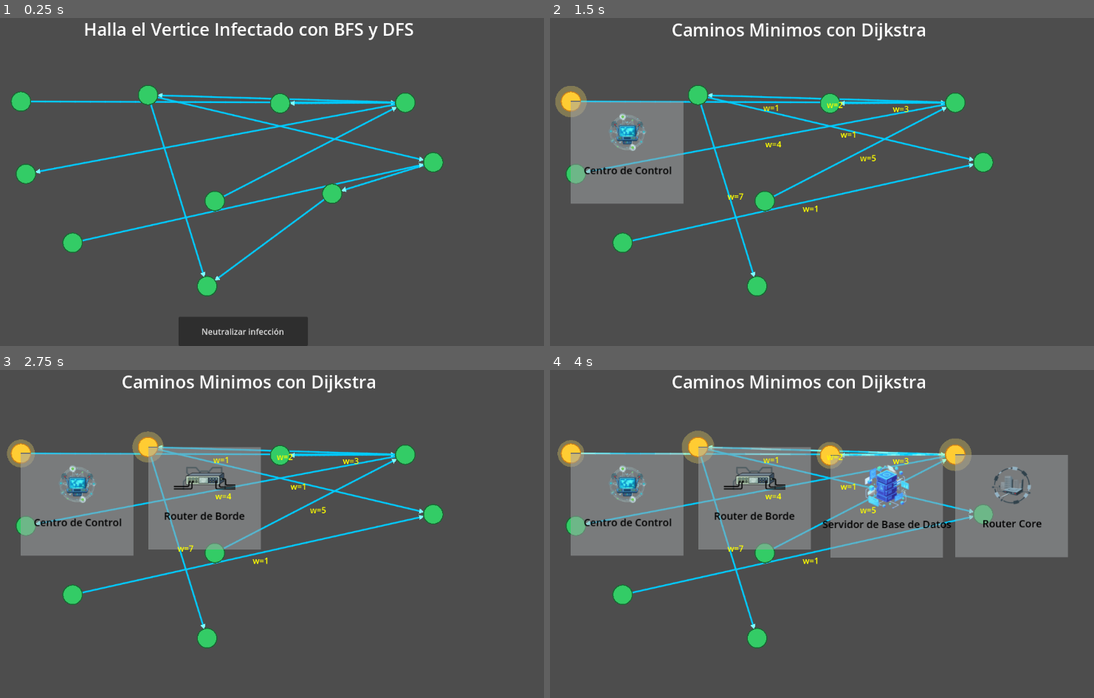
Above: before the commit, frames 1-4 (two rows, left to right).
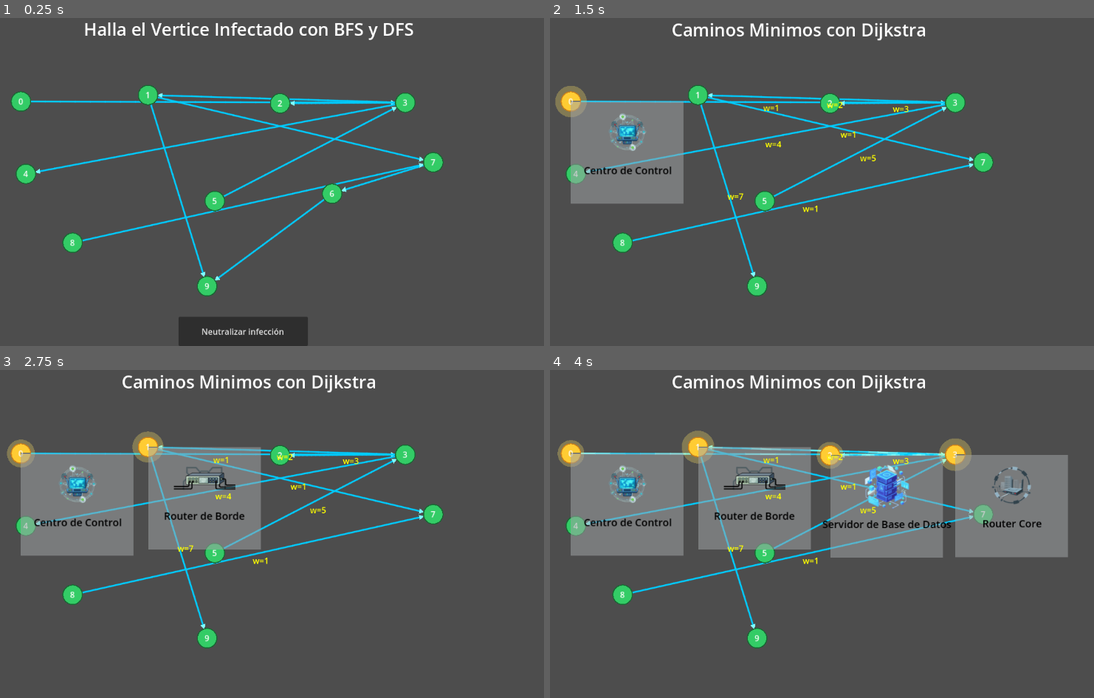
Above: after the commit, the same moments.

Repository: GiROXiO/CyberQuest
Game: Godot game, scene res://scenes/gameManager.tscn
Same seed, same stepped clock (60 frames per second), same inputs: the game is played once before the commit and once after it. The project has no main scene, so this scene is started directly.
Inputs (mouse positions are in pixels of both pictures, inside the frame that each line leads up to):
- Up to frame 1 (0.25 s): no input
- Up to frame 2 (1.5 s): click "Neutralizar infección" at 0.5 s; tap Enter at 1.25 s; drag from (571, 100) to (827, 103) at 1.27 s
- Up to frame 3 (2.75 s): tap Space at 2 s; drag from (146, 445) to (408, 455) at 2.02 s
- Up to frame 4 (4 s): move the mouse to (827, 455) at 2.77 s; click (827, 455) at 2.92 s; tap Enter at 3.5 s; drag from (958, 455) to (696, 445) at 3.52 s

The runs differ from the first frame. In frame 1, 0.1% of the frame differs, in the area x 3-81%, y 22-83%; in frame 2, 0.1%; in frame 3, 0.1%; in frame 4, less than 0.1%.

Commit message:
Vertex ID Added in VertexView

Diff:
--- a/scenes/grafo/verticeVista.tscn
+++ b/scenes/grafo/verticeVista.tscn
@@ -60,3 +60,11 @@
 theme_override_font_sizes/font_size = 20
 horizontal_alignment = 1
 vertical_alignment = 1
+
+[node name="IdLabel" type="Label" parent="."]
+offset_left = -15.0
+offset_top = -12.0
+offset_right = 15.0
+offset_bottom = 11.0
+horizontal_alignment = 1
+vertical_alignment = 1
--- a/scripts/view/vertice_vista.gd
+++ b/scripts/view/vertice_vista.gd
@@ -9,6 +9,7 @@
 @onready var info_label: Label = $InfoCard/ColorRect/Label
 @onready var info_icon: TextureRect = $InfoCard/ColorRect/Icon
 @onready var hint_label: Label = $InfoCard/ColorRect/HintLabel
+@onready var id_label: Label = $IdLabel
 
 @onready var info_bg: ColorRect = $InfoCard/ColorRect
 
@@ -48,6 +49,9 @@
 			self.hint_label.text = self.vertex.hint
 		else:
 			self.hint_label.text = "No hay nada por aca"
+
+	if self.id_label and self.vertex != null:
+		self.id_label.text = str(self.vertex.id)
 
 	if self.info_card != null:
 		self.info_card.visible = false
